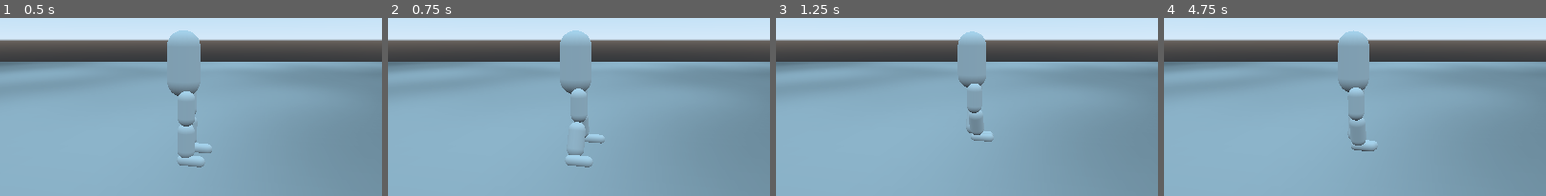
Above: before the commit, frames 1-4 (left to right).
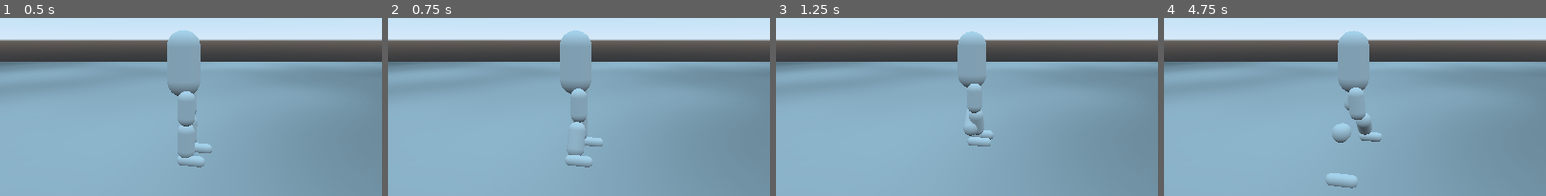
Above: after the commit, the same moments.

Repository: Terkwood/tinker-godot-joint
Game: Godot game, scene res://Main.tscn
Same seed, same stepped clock (60 frames per second), same inputs: the game is played once before the commit and once after it.
Inputs:
- Up to frame 1 (0.5 s): no input
- Up to frame 2 (0.75 s): hold Right (ui_right) from 0.53 s (still down)
- Up to frame 3 (1.25 s): keep holding Right (ui_right)
- Up to frame 4 (4.75 s): release Right (ui_right) at 1.28 s; hold Down (ui_down) 1.28-2.03 s; hold Right (ui_right) 2.03-2.78 s; hold Up (ui_up) 2.78-3.53 s; hold Left (ui_left) from 3.53 s (still down)
The pictures show only the part of the screen within x 26-76%, y 31-81%; the shares and areas given below are measured in that part.

Frame 1 is identical in both runs. In frame 2, 0.3% of the frame differs, in the area x 48-57%, y 57-73%; in frame 3, 0.5%; in frame 4, 1.5%, in the area x 42-57%, y 41-96%.

Commit message:
check it

Diff:
--- a/Player.gd
+++ b/Player.gd
@@ -5,6 +5,9 @@
 onready var _right_foot = $RFoot
 onready var _left_foot = $LFoot
 onready var _kin_upper_body = $KinUpperBody
+
+onready var _left_boundary = $KinUpperBody/LeftBoundary
+onready var _right_boundary = $KinUpperBody/RightBoundary
 
 func _input(_event):
 	if Input.is_action_just_pressed("ui_up"):
@@ -28,6 +31,7 @@
 
 const _Z_COEFF = 3.0
 const _X_COEFF = 5.0
+const _EPSILON = 0.001
 func _physics_process(_delta):
 	var move_z = _convert(_walking.motion_z)
 	var move_x = _convert(_walking.motion_x)
@@ -35,7 +39,9 @@
 	var v = Vector3(move_x * _X_COEFF, 0, move_z * _Z_COEFF)
 	_kin_upper_body.move_and_slide(v)
 	_foot_node().move_and_slide(2.0 * v)
-
+	if _left_foot.translation.x > _left_boundary.translation.x:
+		# don't let the left foot escape !!
+		_left_foot.translation.x = _left_boundary.translation.x - _EPSILON
 
 func _foot_node():
 	if _walking.moving_foot == _walking.Foot.Left:
